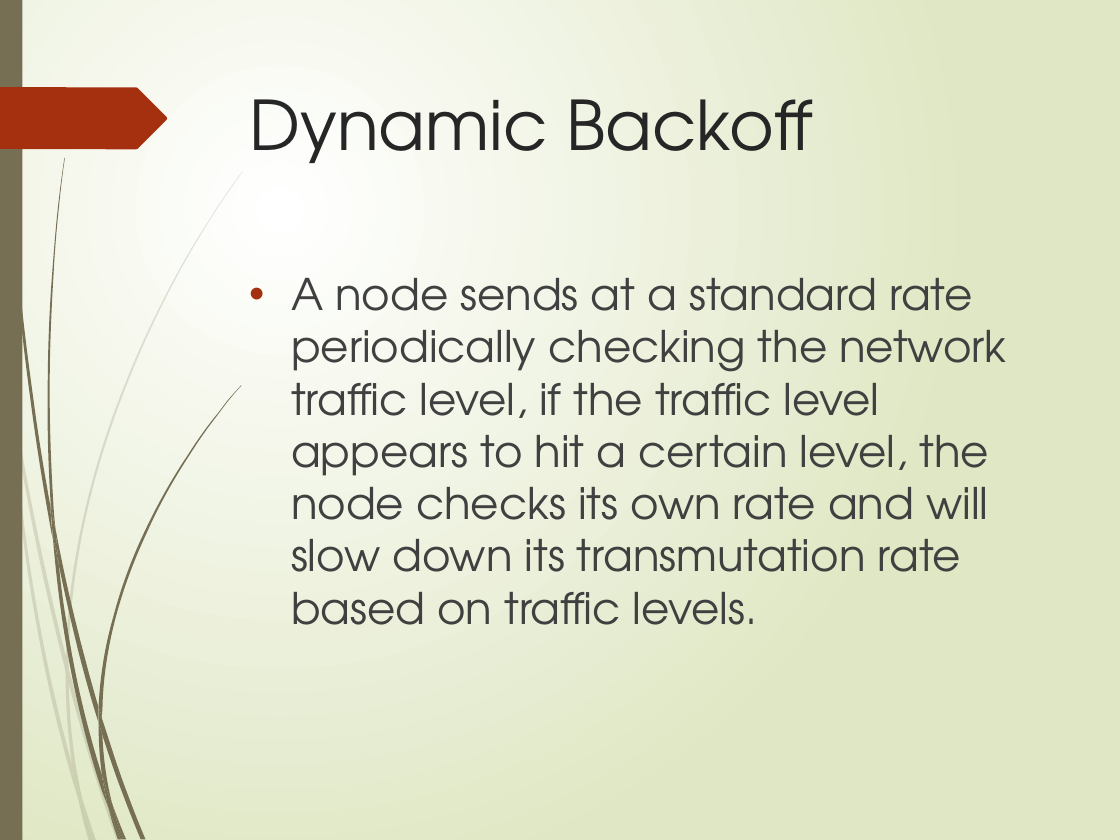
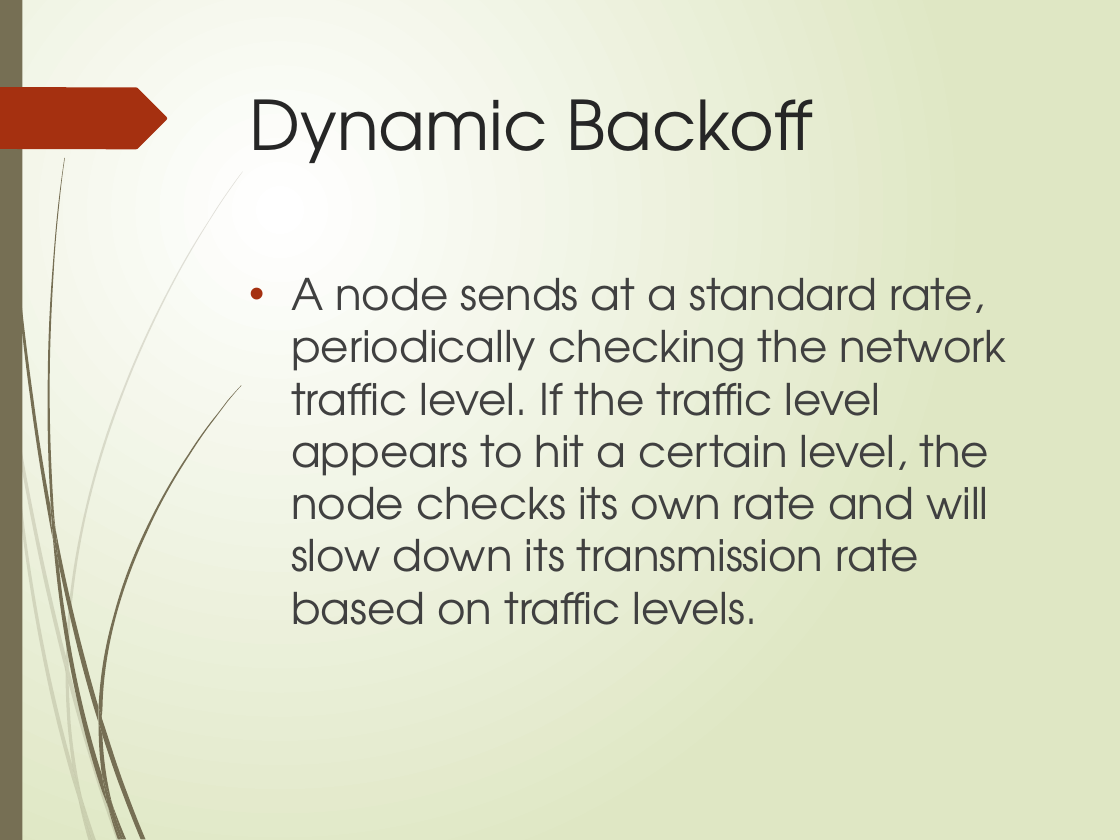
Before and after one commit to Marfle-Bark/myHUMPS, a slide deck: slide 6 of Presentation.pptx. Drawn at 1120x840 pixels with LibreOffice and Linux fonts; fonts in the diff are those of the drawing. Boxes give left, top, right and bottom in pixels: in the first picture for what was removed or moved away, otherwise in the second. Text is boxed around its words. In the diff, an @@ line names an element or a change of style, - is before the commit and + after.

```diff
--- a/Presentation.pptx
+++ b/Presentation.pptx
@@ text at (x1=291, y1=278, x2=1006, y2=625): text changed @@
-• A node sends at a standard rate periodically checking the network traffic level, if the traffic level appears to hit a certain level, the node checks its own rate and will slow down its transmutation rate based on traffic levels.
+• A node sends at a standard rate, periodically checking the network traffic level. If the traffic level appears to hit a certain level, the node checks its own rate and will slow down its transmission rate based on traffic levels.
```
Also in this commit, not shown: 3 other slides changed, 1 slide added, 1 slide removed.
